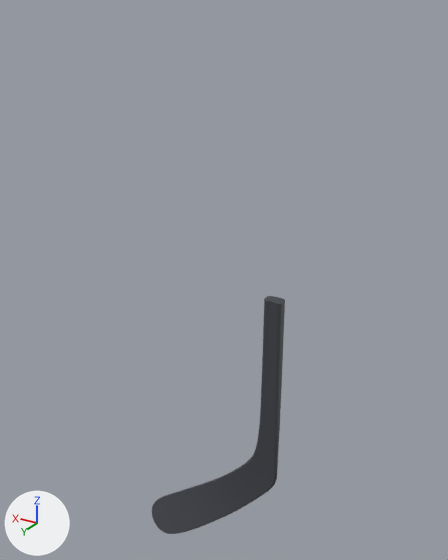
The glTF model alle_curves/P29-ST-LIE6_5.glb as it was, and as the next commit left it.
Before and after are seen from a 50 mm camera at (-464.0, 726.0, 639.0) aimed at (-5.0, -38.0, 257.0). Arrows for +X, +Y and +Z are at lower left; the lights stay in place. The picture after the commit comes second.

Names of what the first picture shows: 'geometry_0'.
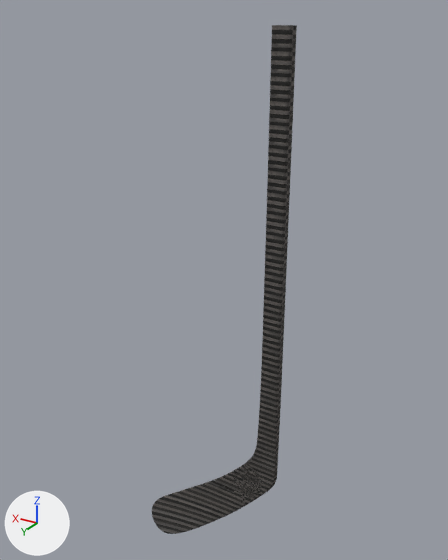
Edits to the bpy script that builds the scene:
```text
Change me_geometry_0:
    used by ob_geometry_0; location = (0.0, 0.0, 0.0)
    remove me_geometry_0.from_pydata(...)  # 7890 vertices, 15000 faces; spans x -118.0..118.0, y -28.0..28.0, z -254.0..254.0
    add me_geometry_0.from_pydata(...)  # 7890 vertices, 15000 faces; spans x -118.0..118.0, y -28.0..28.0, z -254.0..625.0
    me_geometry_0 part 1: 2802 of the vertices in x -118.0..-82.0, y -28.0..-8.0, z -10.0..254.0 are scaled about their middle by (1, 1, 2.4), then moved by (0.0, 0.0, 186.0)
```

Changed parts and their boxes [x1, y1, x2, y2] in the pictures (448 x 560 px; the box of a moved part takes in the faces that stretch with it):
'geometry_0', reshaped (9% wider, 113% taller): before [152, 296, 285, 534]; after [152, 25, 297, 534]
part 1 of me_geometry_0, moved or reshaped: before [257, 296, 285, 456]; after [257, 25, 297, 456]
